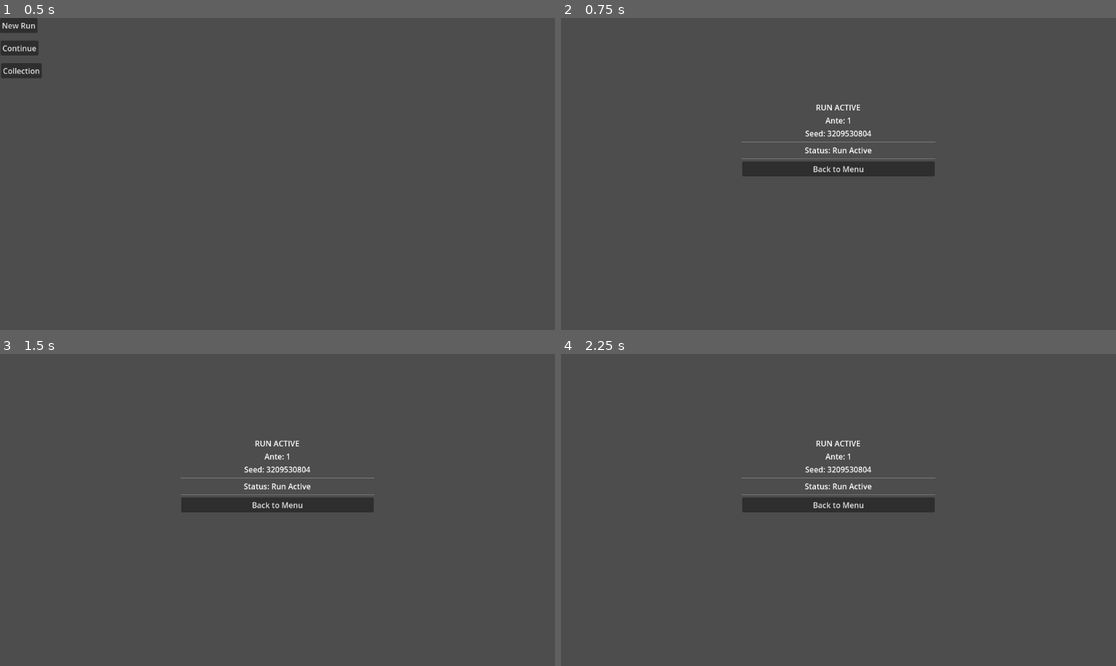
Above: before the commit, frames 1-4 (two rows, left to right).
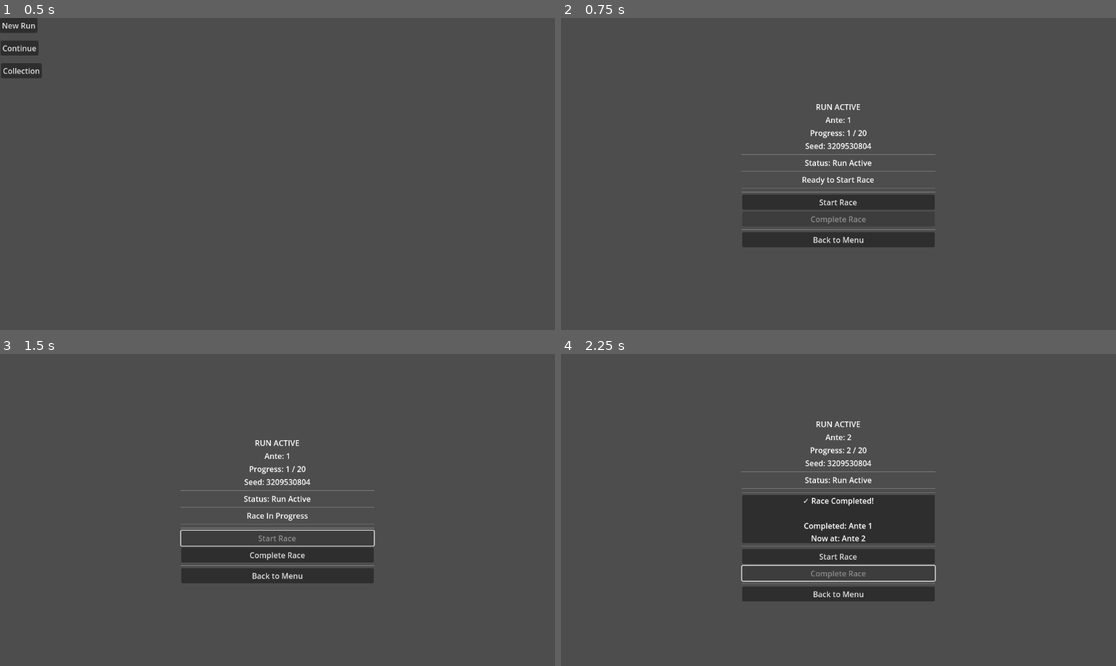
Above: after the commit, the same moments.

Repository: axmariscal/cursus
Game: Godot game, scene res://scenes/core/Main.tscn
Same seed, same stepped clock (60 frames per second), same inputs: the game is played once before the commit and once after it.
Inputs (mouse positions are in pixels of both pictures, inside the frame that each line leads up to):
- Up to frame 1 (0.5 s): no input
- Up to frame 2 (0.75 s): click "New Run" at 0.5 s
- Up to frame 3 (1.5 s): click (277, 538) at 1.25 s, where only the run after the commit has a clickable "Start Race"
- Up to frame 4 (2.25 s): click (838, 553) at 2 s, where only the run after the commit has a clickable "Complete Race"

Frame 1 is identical in both runs. In frame 2, 5.9% of the frame differs, in the area x 32-68%, y 27-74%; in frame 3, 6.0%; in frame 4, 8.6%, in the area x 32-68%, y 21-80%.

Commit message:
Added some structure to the new ante/current ante tiles. No more overlap. Very barebones creating of game loop.

Diff:
--- a/scenes/run/Run.tscn
+++ b/scenes/run/Run.tscn
@@ -37,6 +37,11 @@
 text = "Ante: 1"
 horizontal_alignment = 1
 
+[node name="ProgressLabel" type="Label" parent="UI/VBoxContainer"]
+layout_mode = 2
+text = "Progress: 1 / 20"
+horizontal_alignment = 1
+
 [node name="SeedLabel" type="Label" parent="UI/VBoxContainer"]
 layout_mode = 2
 text = "Seed: 0"
@@ -53,6 +58,46 @@
 [node name="HSeparator2" type="HSeparator" parent="UI/VBoxContainer"]
 layout_mode = 2
 
+[node name="RaceStatusLabel" type="Label" parent="UI/VBoxContainer"]
+layout_mode = 2
+text = "Race Status: Ready"
+horizontal_alignment = 1
+
+[node name="HSeparator3" type="HSeparator" parent="UI/VBoxContainer"]
+layout_mode = 2
+
+[node name="ResultPanel" type="Panel" parent="UI/VBoxContainer"]
+layout_mode = 2
+visible = false
+custom_minimum_size = Vector2(0, 100)
+
+[node name="ResultLabel" type="Label" parent="UI/VBoxContainer/ResultPanel"]
+layout_mode = 1
+anchors_preset = 15
+anchor_right = 1.0
+anchor_bottom = 1.0
+grow_horizontal = 2
+grow_vertical = 2
+text = ""
+horizontal_alignment = 1
+vertical_alignment = 1
+autowrap_mode = 2
+
+[node name="HSeparator4" type="HSeparator" parent="UI/VBoxContainer"]
+layout_mode = 2
+
+[node name="StartRaceButton" type="Button" parent="UI/VBoxContainer"]
+layout_mode = 2
+text = "Start Race"
+
+[node name="CompleteRaceButton" type="Button" parent="UI/VBoxContainer"]
+layout_mode = 2
+text = "Complete Race"
+disabled = true
+
+[node name="HSeparator5" type="HSeparator" parent="UI/VBoxContainer"]
+layout_mode = 2
+
 [node name="BackButton" type="Button" parent="UI/VBoxContainer"]
 layout_mode = 2
 text = "Back to Menu"
--- a/scripts/run/Run.gd
+++ b/scripts/run/Run.gd
@@ -1,13 +1,31 @@
 extends Control
 
+enum RaceState {
+	IDLE,
+	RACING,
+	COMPLETED
+}
+
+var race_state: RaceState = RaceState.IDLE
+
 @onready var ante_label: Label = $UI/VBoxContainer/AnteLabel
+@onready var progress_label: Label = $UI/VBoxContainer/ProgressLabel
 @onready var seed_label: Label = $UI/VBoxContainer/SeedLabel
 @onready var status_label: Label = $UI/VBoxContainer/StatusLabel
+@onready var race_status_label: Label = $UI/VBoxContainer/RaceStatusLabel
+@onready var result_panel: Panel = $UI/VBoxContainer/ResultPanel
+@onready var result_label: Label = $UI/VBoxContainer/ResultPanel/ResultLabel
+@onready var start_race_button: Button = $UI/VBoxContainer/StartRaceButton
+@onready var complete_race_button: Button = $UI/VBoxContainer/CompleteRaceButton
 @onready var back_button: Button = $UI/VBoxContainer/BackButton
 
+var previous_ante: int = 1
+
 func _ready() -> void:
-	# Connect the back button
+	# Connect buttons
 	back_button.pressed.connect(_on_back_button_pressed)
+	start_race_button.pressed.connect(_on_start_race_pressed)
+	complete_race_button.pressed.connect(_on_complete_race_pressed)
 
 	# Update display with current run state
 	_update_display()
@@ -17,8 +35,12 @@
 		GameManager.start_new_run()
 		_update_display()
 
+	# Initialize race state
+	_set_race_state(RaceState.IDLE)
+
 func _update_display() -> void:
 	ante_label.text = "Ante: %d" % GameManager.current_ante
+	progress_label.text = "Progress: %d / %d" % [GameManager.current_ante, GameManager.max_ante]
 	seed_label.text = "Seed: %d" % GameManager.seed
 
 	if GameManager.run_active:
@@ -26,6 +48,65 @@
 	else:
 		status_label.text = "Status: No Active Run"
 
+func _set_race_state(new_state: RaceState) -> void:
+	race_state = new_state
+
+	match race_state:
+		RaceState.IDLE:
+			race_status_label.text = "Ready to Start Race"
+			race_status_label.visible = true
+			_clear_result_display()
+			start_race_button.disabled = false
+			complete_race_button.disabled = true
+		RaceState.RACING:
+			race_status_label.text = "Race In Progress"
+			race_status_label.visible = true
+			_clear_result_display()
+			start_race_button.disabled = true
+			complete_race_button.disabled = false
+		RaceState.COMPLETED:
+			# Hide race status label when showing results to avoid redundancy
+			race_status_label.visible = false
+			start_race_button.disabled = false
+			complete_race_button.disabled = true
+
+func _clear_result_display() -> void:
+	result_label.text = ""
+	result_panel.visible = false
+
+func _show_result_display(message: String) -> void:
+	result_label.text = message
+	result_panel.visible = true
+
+func _on_start_race_pressed() -> void:
+	if race_state == RaceState.IDLE or race_state == RaceState.COMPLETED:
+		previous_ante = GameManager.current_ante
+		_set_race_state(RaceState.RACING)
+		print("Race started for Ante ", GameManager.current_ante)
+
+func _on_complete_race_pressed() -> void:
+	if race_state == RaceState.RACING:
+		# Store previous ante before advancing
+		var completed_ante = GameManager.current_ante
+
+		# Complete the race and advance ante
+		GameManager.advance_ante()
+
+		# Update ante display
+		_update_display()
+
+		# Show detailed result (simplified to avoid redundancy)
+		var result_message = "✓ Race Completed!\n\n"
+		result_message += "Completed: Ante %d\n" % completed_ante
+		result_message += "Now at: Ante %d" % GameManager.current_ante
+
+		_show_result_display(result_message)
+
+		# Set state to completed
+		_set_race_state(RaceState.COMPLETED)
+
+		print("Race completed. Now at Ante ", GameManager.current_ante)
+
 func _on_back_button_pressed() -> void:
 	# Return to main menu
 	get_tree().change_scene_to_file("res://scenes/core/Main.tscn")
